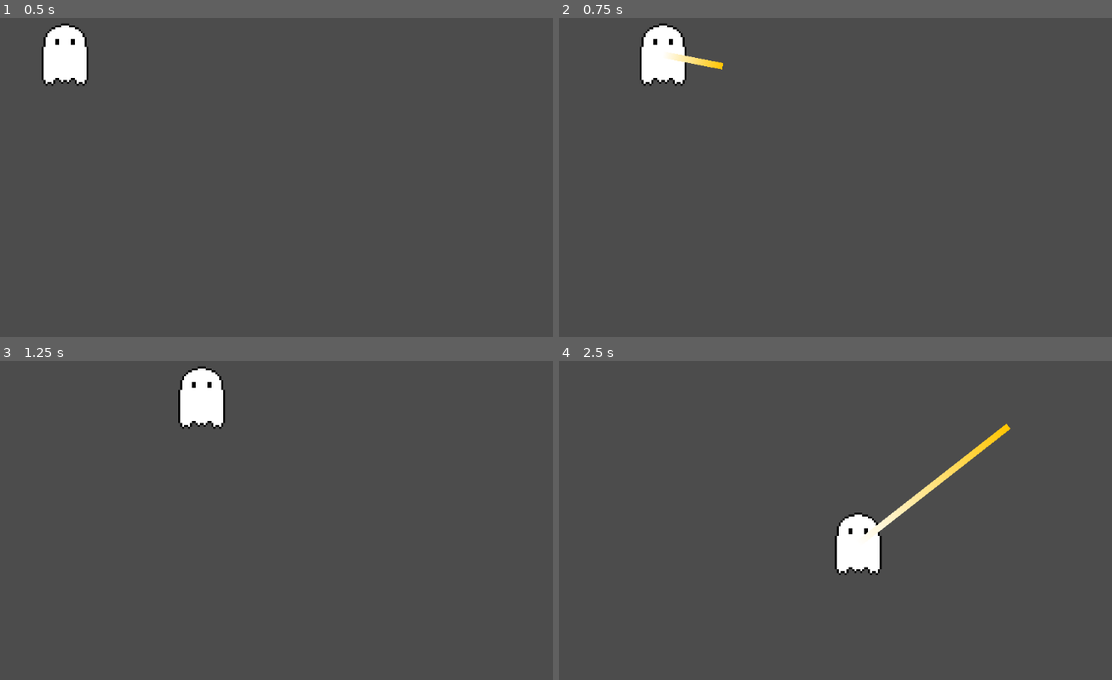
Above: before the commit, frames 1-4 (two rows, left to right).
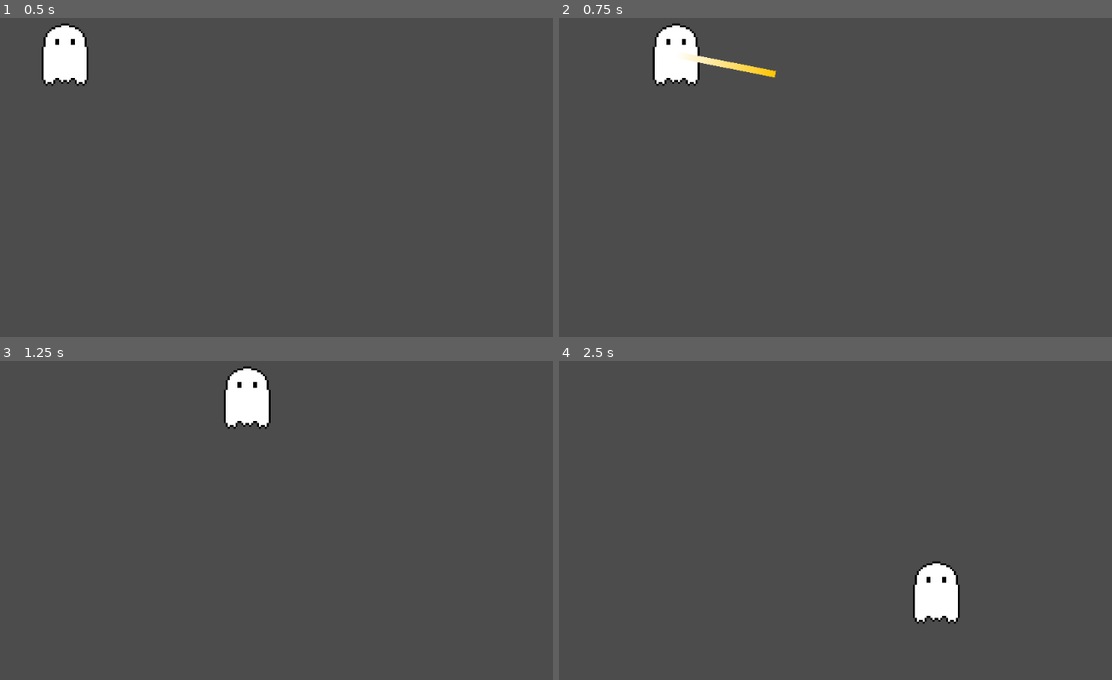
Above: after the commit, the same moments.

Repository: arnette-thomas/gmtk2021
Game: Godot game, scene res://scenes/World1.tscn
Same seed, same stepped clock (60 frames per second), same inputs: the game is played once before the commit and once after it.
Inputs (mouse positions are in pixels of both pictures, inside the frame that each line leads up to):
- Up to frame 1 (0.5 s): no input
- Up to frame 2 (0.75 s): tap Enter at 0.5 s; move the mouse to (1040, 132) at 0.52 s; hold D (right) from 0.53 s (still down); right-click (1040, 132) at 0.6 s
- Up to frame 3 (1.25 s): keep holding D (right)
- Up to frame 4 (2.5 s): move the mouse to (758, 514) at 1.27 s; release D (right) at 1.28 s; hold S (down) 1.28-2.03 s; right-click (758, 514) at 1.35 s; move the mouse to (957, 408) at 2.02 s; hold D (right) from 2.03 s (still down); right-click (957, 408) at 2.1 s

Frame 1 is identical in both runs. In frame 2, 1.5% of the frame differs, in the area x 14-40%, y 1-22%; in frame 3, 2.8%; in frame 4, 3.5%, in the area x 49-82%, y 19-83%.

Commit message:
Added gamepad support

Diff:
--- a/project.godot
+++ b/project.godot
@@ -16,31 +16,56 @@
 
 [input]
 
-shoot={
+shoot_chain={
 "deadzone": 0.5,
 "events": [ Object(InputEventMouseButton,"resource_local_to_scene":false,"resource_name":"","device":0,"alt":false,"shi …(212 unchanged characters)…
+, Object(InputEventJoypadButton,"resource_local_to_scene":false,"resource_name":"","device":0,"button_index":5,"pressure":0.0,"pressed":false,"script":null)
  ]
 }
 left={
-"deadzone": 0.5,
+"deadzone": 0.1,
 "events": [ Object(InputEventKey,"resource_local_to_scene":false,"resource_name":"","device":0,"alt":false,"shift":false,"control":false,"meta":false,"command":false,"pressed":false,"scancode":81,"unicode":0,"echo":false,"script":null)
 , Object(InputEventKey,"resource_local_to_scene":false,"resource_name":"","device":0,"alt":false,"shift":false,"control":false,"meta":false,"command":false,"pressed":false,"scancode":65,"unicode":0,"echo":false,"script":null)
+, Object(InputEventJoypadMotion,"resource_local_to_scene":false,"resource_name":"","device":0,"axis":0,"axis_value":-1.0,"script":null)
  ]
 }
 right={
-"deadzone": 0.5,
+"deadzone": 0.1,
 "events": [ Object(InputEventKey,"resource_local_to_scene":false,"resource_name":"","device":0,"alt":false,"shift":false,"control":false,"meta":false,"command":false,"pressed":false,"scancode":68,"unicode":0,"echo":false,"script":null)
+, Object(InputEventJoypadMotion,"resource_local_to_scene":false,"resource_name":"","device":0,"axis":0,"axis_value":1.0,"script":null)
  ]
 }
 down={
-"deadzone": 0.5,
+"deadzone": 0.1,
 "events": [ Object(InputEventKey,"resource_local_to_scene":false,"resource_name":"","device":0,"alt":false,"shift":false,"control":false,"meta":false,"command":false,"pressed":false,"scancode":83,"unicode":0,"echo":false,"script":null)
+, Object(InputEventJoypadMotion,"resource_local_to_scene":false,"resource_name":"","device":0,"axis":1,"axis_value":1.0,"script":null)
  ]
 }
 up={
-"deadzone": 0.5,
+"deadzone": 0.1,
 "events": [ Object(InputEventKey,"resource_local_to_scene":false,"resource_name":"","device":0,"alt":false,"shift":false,"control":false,"meta":false,"command":false,"pressed":false,"scancode":90,"unicode":0,"echo":false,"script":null)
 , Object(InputEventKey,"resource_local_to_scene":false,"resource_name":"","device":0,"alt":false,"shift":false,"control":false,"meta":false,"command":false,"pressed":false,"scancode":87,"unicode":0,"echo":false,"script":null)
+, Object(InputEventJoypadMotion,"resource_local_to_scene":false,"resource_name":"","device":0,"axis":1,"axis_value":-1.0,"script":null)
+ ]
+}
+aim_left={
+"deadzone": 0.1,
+"events": [ Object(InputEventJoypadMotion,"resource_local_to_scene":false,"resource_name":"","device":0,"axis":2,"axis_value":-1.0,"script":null)
+ ]
+}
+aim_right={
+"deadzone": 0.1,
+"events": [ Object(InputEventJoypadMotion,"resource_local_to_scene":false,"resource_name":"","device":0,"axis":2,"axis_value":1.0,"script":null)
+ ]
+}
+aim_up={
+"deadzone": 0.1,
+"events": [ Object(InputEventJoypadMotion,"resource_local_to_scene":false,"resource_name":"","device":0,"axis":3,"axis_value":-1.0,"script":null)
+ ]
+}
+aim_down={
+"deadzone": 0.1,
+"events": [ Object(InputEventJoypadMotion,"resource_local_to_scene":false,"resource_name":"","device":0,"axis":3,"axis_value":1.0,"script":null)
  ]
 }
 
--- a/scenes/Chain.tscn
+++ b/scenes/Chain.tscn
@@ -10,7 +10,7 @@
 
 [sub_resource type="Animation" id=3]
 resource_name = "shoot"
-length = 0.5
+length = 0.3
 tracks/0/type = "value"
 tracks/0/path = NodePath("Line:scale")
 tracks/0/interp = 1
@@ -18,7 +18,7 @@
 tracks/0/imported = false
 tracks/0/enabled = true
 tracks/0/keys = {
-"times": PoolRealArray( 0, 0.5 ),
+"times": PoolRealArray( 0, 0.3 ),
 "transitions": PoolRealArray( 1, 1 ),
 "update": 0,
 "values": [ Vector2( 1e-05, 1 ), Vector2( 1, 1 ) ]
@@ -30,7 +30,7 @@
 tracks/1/imported = false
 tracks/1/enabled = true
 tracks/1/keys = {
-"times": PoolRealArray( 0, 0.5 ),
+"times": PoolRealArray( 0, 0.3 ),
 "transitions": PoolRealArray( 1, 1 ),
 "update": 0,
 "values": [ Vector2( 1e-05, 1 ), Vector2( 1, 1 ) ]
--- a/scenes/Player.tscn
+++ b/scenes/Player.tscn
@@ -2,7 +2,7 @@
 
 [ext_resource path="res://scenes/Chain.tscn" type="PackedScene" id=1]
 [ext_resource path="res://sprites/ghost.png" type="Texture" id=2]
-[ext_resource path="res://scripts/Ghost.gd" type="Script" id=3]
+[ext_resource path="res://scripts/Player.gd" type="Script" id=3]
 [ext_resource path="res://scripts/Chain.gd" type="Script" id=4]
 
 [sub_resource type="CapsuleShape2D" id=1]
--- a/scripts/Chain.gd
+++ b/scripts/Chain.gd
@@ -8,6 +8,8 @@
 onready var coll = $CollisionShape2D
 onready var animation = $AnimationPlayer
 
+var is_shooting = false
+
 # Called when the node enters the scene tree for the first time.
 func _ready():
 	line.scale.x = 0
@@ -16,10 +18,12 @@
 
 # Called every frame. 'delta' is the elapsed time since the previous frame.
 func _process(delta):
-	if Input.is_action_just_pressed("shoot"):
-		var shooting_dir = get_local_mouse_position().normalized()
+	if Input.is_action_just_pressed("shoot_chain") && !is_shooting:
+		var aim_dir = Vector2(Input.get_action_strength("aim_right") - Input.get_action_strength("aim_left"), Input.get_action_strength("aim_down") - Input.get_action_strength("aim_up"))
+		var shooting_dir = aim_dir if aim_dir != Vector2.ZERO else get_local_mouse_position().normalized()
 		rotation = Vector2.RIGHT.angle_to(shooting_dir)
 		animation.play("shoot")
+		is_shooting = true
 
 
 func _on_AnimationPlayer_animation_finished(anim_name):
@@ -27,3 +31,4 @@
 		line.scale.x = 0
 		coll.scale.x = 0
 		rotation = 0
+		is_shooting = false
--- a/scripts/Ghost.gd
+++ b/scripts/Player.gd
@@ -4,7 +4,7 @@
 # Declare member variables here. Examples:
 # var a = 2
 # var b = "text"
-const MOVE_SPEED := 300
+const MOVE_SPEED := 400
 var dir := Vector2.ZERO
 
 const CAPTURE_RANGE = 150
@@ -21,7 +21,8 @@
 	# Handle inputs
 	dir.x = Input.get_action_strength("right") - Input.get_action_strength("left")
 	dir.y = Input.get_action_strength("down") - Input.get_action_strength("up")
-	dir = dir.normalized()
+	if dir.length() > 1:
+		dir = dir.normalized()
 
 	# Move player
 	move_and_collide(dir * MOVE_SPEED * delta)
